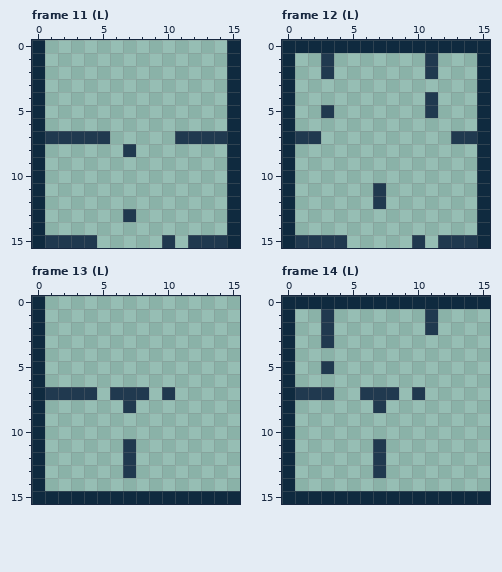
Two versions of one pixel-art file, Levels/Terrain/Castle/Castle.aseprite. The picture above was drawn from the file before the commit.
16x16 pixels, 16 frames. Shown: frame 11 (L), frame 12 (L), frame 13 (L), frame 14 (L). The commit also changed other frames, which this record leaves out.
Once edited:
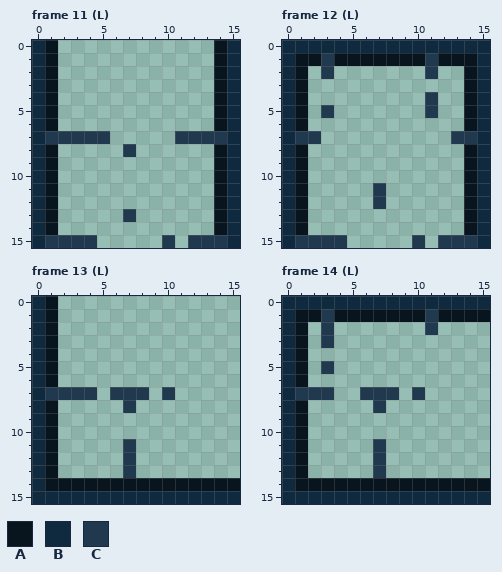
Palette (. is transparent): A #08141e  B #0f2a3f  C #20394f
The edit:
--- frame 11 (L)
@@ x 0..15 @@
- 0 B..............B
- 1 B..............B
- 2 B..............B
- 3 B..............B
- 4 B..............B
- 5 B..............B
- 6 B..............B
+ 0 BA............AB
+ 1 BA............AB
+ 2 BA............AB
+ 3 BA............AB
+ 4 BA............AB
+ 5 BA............AB
+ 6 BA............AB
  7 BCCCCC.....CCCCB
- 8 B......C.......B
- 9 B..............B
-10 B..............B
-11 B..............B
-12 B..............B
-13 B......C.......B
-14 B..............B
+ 8 BA.....C......AB
+ 9 BA............AB
+10 BA............AB
+11 BA............AB
+12 BA............AB
+13 BA.....C......AB
+14 BA............AB
 15 BCCCC.....C.CCCB
--- frame 12 (L)
@@ x 0..15 @@
  0 BBBBBBBBBBBBBBBB
- 1 B..C.......C...B
- 2 B..C.......C...B
- 3 B..............B
- 4 B..........C...B
- 5 B..C.......C...B
- 6 B..............B
+ 1 BAACAAAAAAACAAAB
+ 2 BA.C.......C..AB
+ 3 BA............AB
+ 4 BA.........C..AB
+ 5 BA.C.......C..AB
+ 6 BA............AB
  7 BCC..........CCB
- 8 B..............B
- 9 B..............B
-10 B..............B
-11 B......C.......B
-12 B......C.......B
-13 B..............B
-14 B..............B
+ 8 BA............AB
+ 9 BA............AB
+10 BA............AB
+11 BA.....C......AB
+12 BA.....C......AB
+13 BA............AB
+14 BA............AB
 15 BCCCC.....C.CCCB
--- frame 13 (L)
@@ x 0..15 @@
- 0 B...............
- 1 B...............
- 2 B...............
- 3 B...............
- 4 B...............
- 5 B...............
- 6 B...............
+ 0 BA..............
+ 1 BA..............
+ 2 BA..............
+ 3 BA..............
+ 4 BA..............
+ 5 BA..............
+ 6 BA..............
  7 BCCCC.CCC.C.....
- 8 B......C........
- 9 B...............
-10 B...............
-11 B......C........
-12 B......C........
-13 B......C........
-14 B...............
+ 8 BA.....C........
+ 9 BA..............
+10 BA..............
+11 BA.....C........
+12 BA.....C........
+13 BA.....C........
+14 BAAAAAAAAAAAAAAA
 15 BBBBBBBBBBBBBBBB
--- frame 14 (L)
@@ x 0..15 @@
  0 BBBBBBBBBBBBBBBB
- 1 B..C.......C....
- 2 B..C.......C....
- 3 B..C............
- 4 B...............
- 5 B..C............
- 6 B...............
+ 1 BAACAAAAAAACAAAA
+ 2 BA.C.......C....
+ 3 BA.C............
+ 4 BA..............
+ 5 BA.C............
+ 6 BA..............
  7 BCCC..CCC.C.....
- 8 B......C........
- 9 B...............
-10 B...............
-11 B......C........
-12 B......C........
-13 B......C........
-14 B...............
+ 8 BA.....C........
+ 9 BA..............
+10 BA..............
+11 BA.....C........
+12 BA.....C........
+13 BA.....C........
+14 BAAAAAAAAAAAAAAA
 15 BBBBBBBBBBBBBBBB
